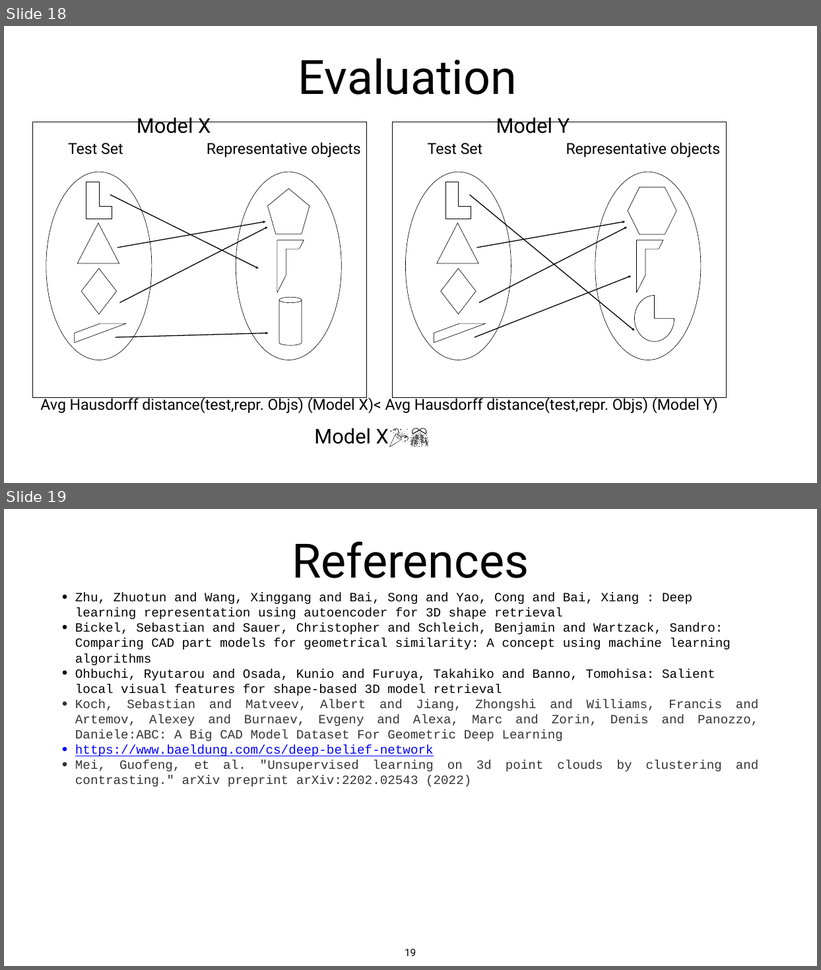
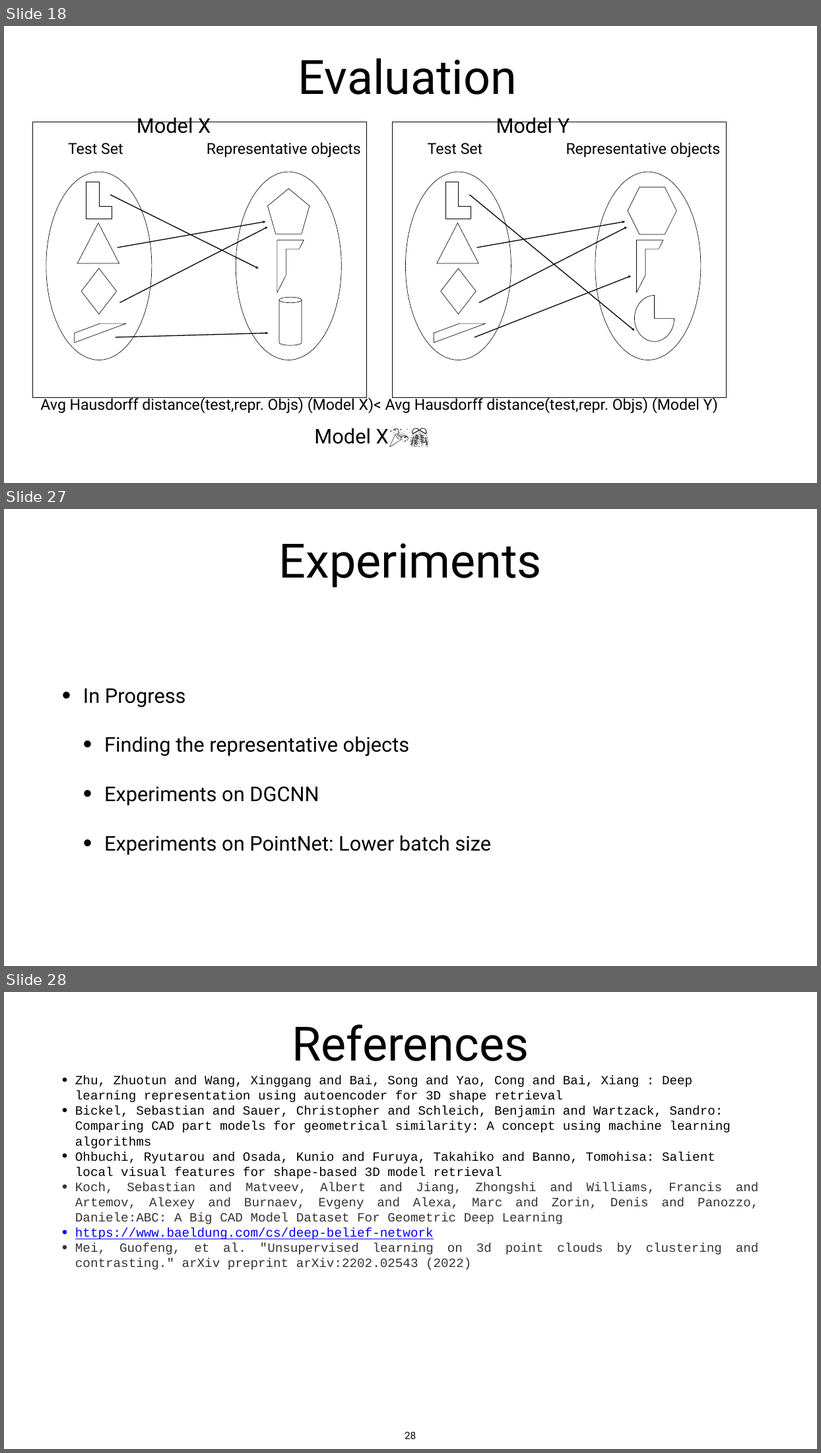
Before and after one commit to snehabanerjee2017/Thesis-Documentation, a slide deck: workshop_presentation.pptx. Shown one above the other, each under a label of ours: slides 18 and 19 before the commit, slides 18, 27 and 28 after it; the slides between them are not shown. The pictures are 821x970 and 821x1453 pixels, drawn with LibreOffice and Linux fonts; fonts in the diff are those of the drawing. Boxes give left, top, right and bottom in pixels: in the first picture for what was removed or moved away, otherwise in the second. Text is boxed around its words. In the diff, an @@ line names an element or a change of style, - is before the commit and + after.

```diff
--- a/workshop_presentation.pptx
+++ b/workshop_presentation.pptx
@@ slide 27 added at box(4, 509, 817, 966), background #FFFFFF @@
@@ title added at box(279, 543, 542, 588), 112 pt, text #000000 @@
+Experiments
@@ text added at box(83, 689, 492, 855), 48 pt, text #000000 @@
+• In Progress
+  • Finding the representative objects
+  • Experiments on DGCNN
+  • Experiments on PointNet: Lower batch size
@@ what was slide 19 is now slide 28 @@
@@ page number at box(405, 1432, 416, 1439): text changed @@
-19
+28
```
Also in this commit, not shown: 8 other slides added.
